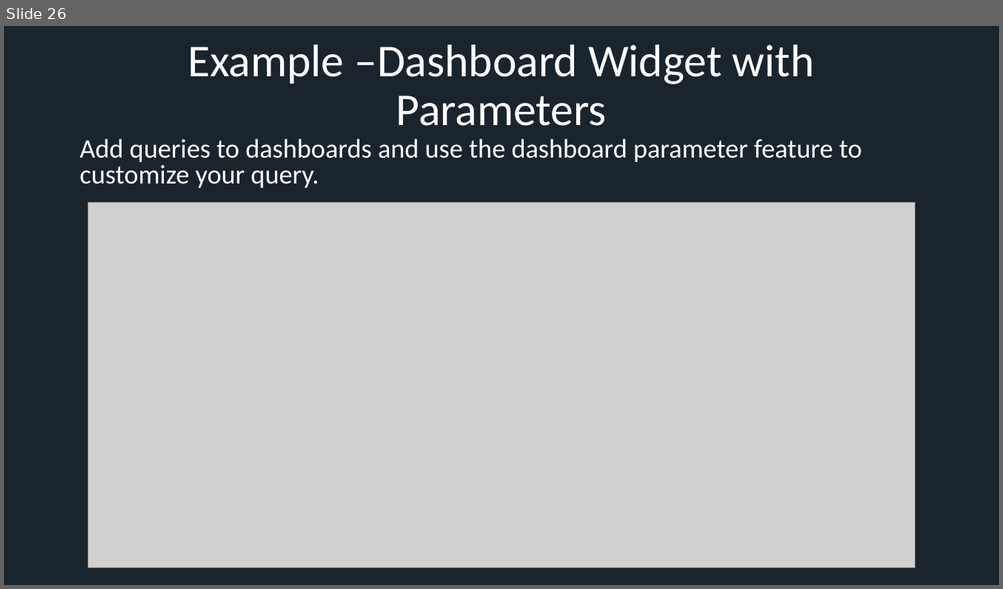
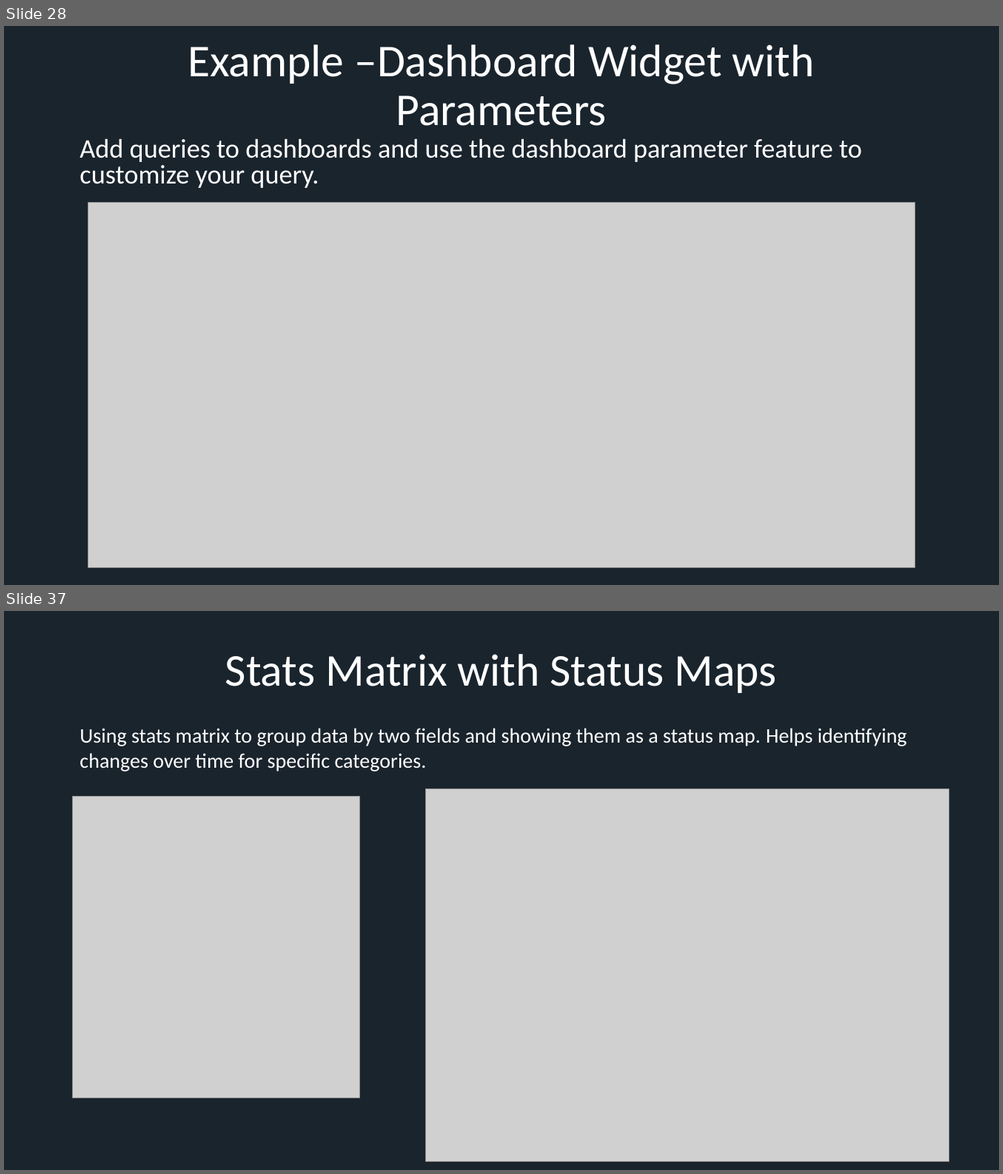
Before and after one commit to xresch/EngineeredMonitoringPlatform, a slide deck: EngineeredMonitoringPlatform/docs/EMP_PresentationSlides.pptx. Shown one above the other, each under a label of ours: slide 26 before the commit, slides 28 and 37 after it; the slides between them are not shown. The pictures are 1003x589 and 1003x1174 pixels, drawn with LibreOffice and Linux fonts; fonts in the diff are those of the drawing; grey boxes stand for pictures. Boxes give left, top, right and bottom in pixels: in the first picture for what was removed or moved away, otherwise in the second. Text is boxed around its words. In the diff, an @@ line names an element or a change of style, - is before the commit and + after.

```diff
--- a/EngineeredMonitoringPlatform/docs/EMP_PresentationSlides.pptx
+++ b/EngineeredMonitoringPlatform/docs/EMP_PresentationSlides.pptx
@@ slide 37 added at (4, 611, 999, 1170), background #1A242D @@
@@ title added at (225, 654, 777, 693), 44 pt, text #FFFFFF @@
+Stats Matrix with Status Maps
@@ text added at (79, 728, 907, 772), 20 pt, text #FFFFFF @@
+Using stats matrix to group data by two fields and showing them as a status map. Helps identifying changes over time for specific categories.
@@ picture added at (73, 797, 360, 1098) @@
@@ picture added at (426, 789, 949, 1162) @@
@@ what was slide 26 is now slide 28 @@
```
Also in this commit, not shown: 1 slide changed, 12 other slides added, 2 slides removed.
